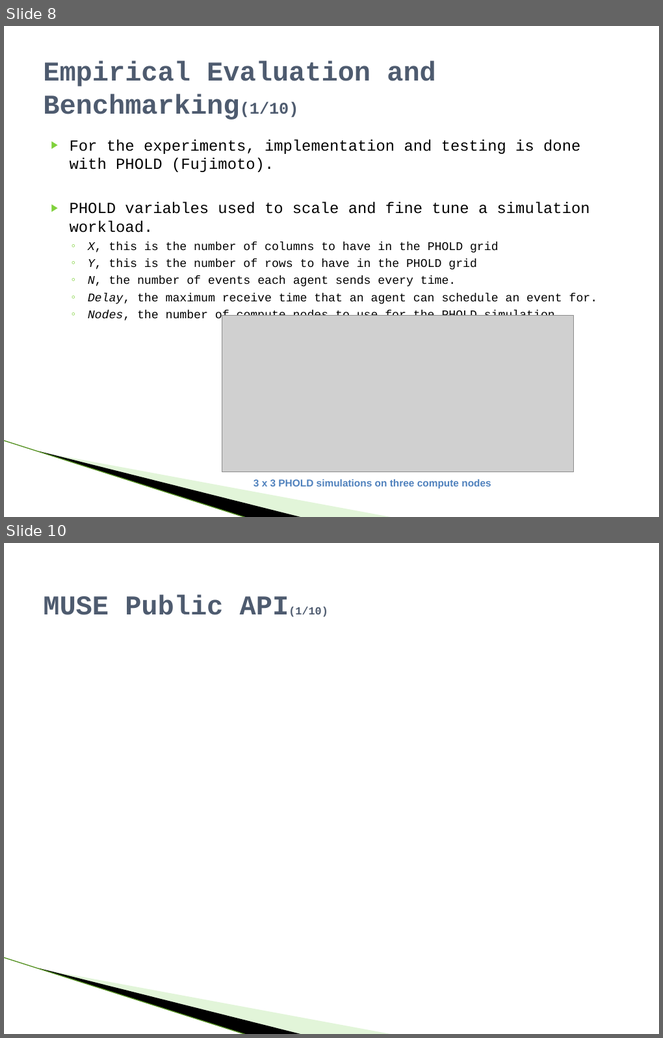
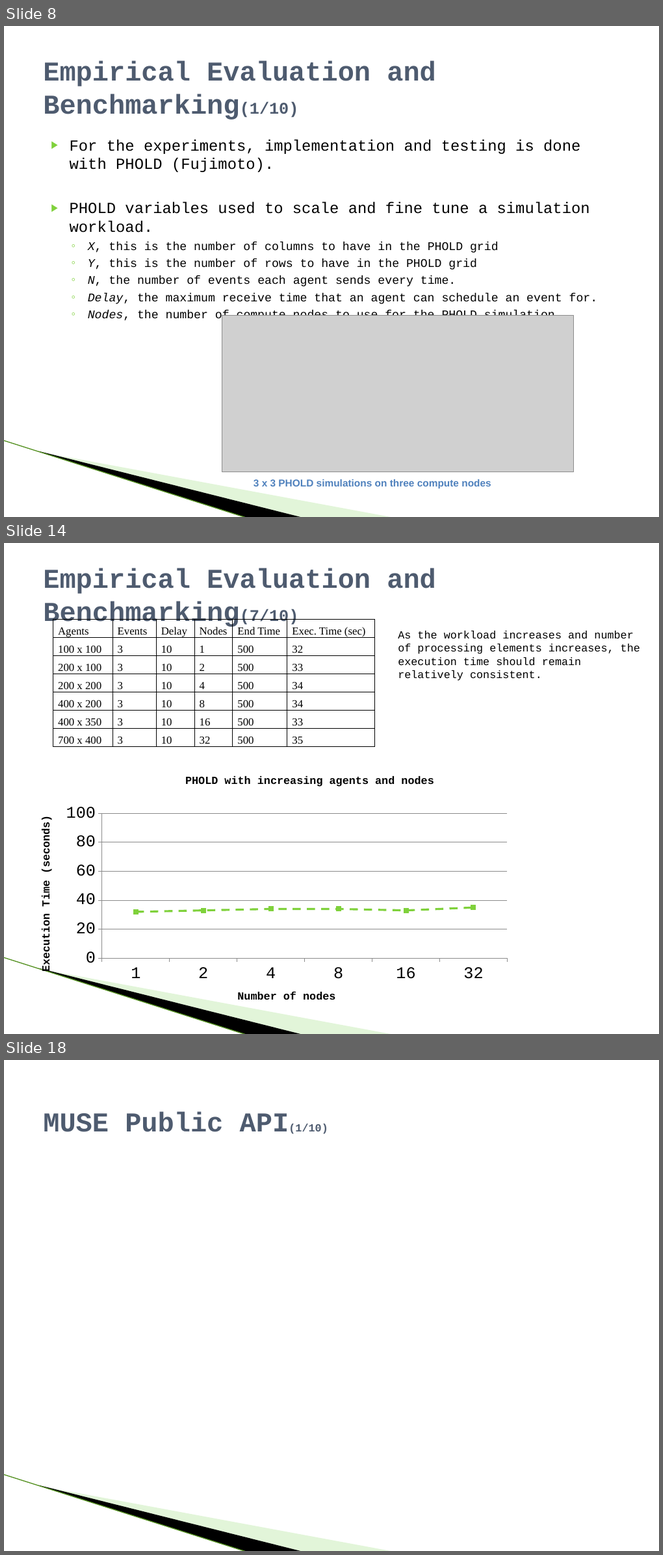
Before and after one commit to raodj/muse, a slide deck: Thesis/MUSE_Defense_presentation.pptx. Shown one above the other, each under a label of ours: slides 8 and 10 before the commit, slides 8, 14 and 18 after it; the slides between them are not shown. The pictures are 663x1038 and 663x1555 pixels, drawn with LibreOffice and Linux fonts; fonts in the diff are those of the drawing; grey boxes stand for pictures; background and template pictures are left out. Boxes give left, top, right and bottom in pixels: in the first picture for what was removed or moved away, otherwise in the second. Text is boxed around its words. In the diff, an @@ line names an element or a change of style, - is before the commit and + after.

```diff
--- a/Thesis/MUSE_Defense_presentation.pptx
+++ b/Thesis/MUSE_Defense_presentation.pptx
@@ slide 14 added at box(4, 543, 659, 1034), background #FFFFFF; not listed: 3 template elements that a slide beside it also shows @@
@@ title added at box(43, 568, 436, 629), 30 pt, text #4E5B6F, bold @@
+Empirical Evaluation and Benchmarking(7/10)
@@ table added at box(53, 620, 374, 757), 7 rows, 6 columns @@
+Agents | Events | Delay | Nodes | End Time | Exec. Time (sec)
+100 x 100 | 3 | 10 | 1 | 500 | 32
+200 x 100 | 3 | 10 | 2 | 500 | 33
+200 x 200 | 3 | 10 | 4 | 500 | 34
+400 x 200 | 3 | 10 | 8 | 500 | 34
+400 x 350 | 3 | 10 | 16 | 500 | 33
+700 x 400 | 3 | 10 | 32 | 500 | 35
@@ text added at box(398, 631, 640, 681), 12 pt, text #000000 @@
+As the workload increases and number of processing elements increases, the execution time should remain relatively consistent.
@@ line stacked chart added at box(25, 772, 517, 1018) @@
+title "PHOLD with increasing agents and nodes"
+categories: 1, 2, 4, 8, 16, 32
+Series 1: 32, 33, 34, 34, 33, 35
@@ what was slide 10 is now slide 18 @@
```
Also in this commit, not shown: 3 slides changed, 7 other slides added, 1 other file.
